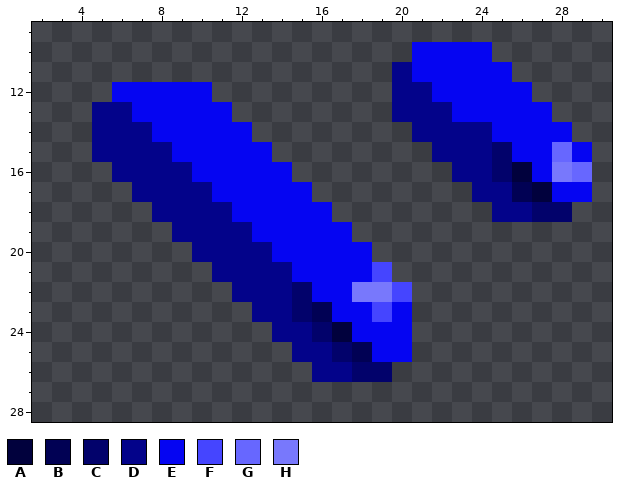
Pixel-art sprite: sprites/items/raw-crystal.png. The picture above was drawn from the file before the commit.
The file is 32x32 pixels. Shown: x 2..30, y 9..28.
Palette (. is transparent): A #01013d  B #010154  C #02026b  D #03038a  E #0505f2  F #4545ff  G #6767ff  H #7878fc
Pixels before, first column x 5:
10 ................EEEE.....
11 ...............DEEEEE....
12 .EEEEE.........DDEEEEE...
13 DDEEEEE........DDDEEEEE..
14 DDDEEEEE........DDDDEEEE.
15 DDDDEEEEE........DDDCEEGE
16 .DDDDEEEEE........DDCAEHG
17 ..DDDDEEEEE........DDBAEE
18 ...DDDDEEEEE........DDCC.
19 ....DDDDEEEEE............
20 .....DDDDEEEEE...........
21 ......DDDDEEEEF..........
22 .......DDDCEEHHF.........
23 ........DDCBEEFE.........
24 .........DDCAEEE.........
25 ..........DDCBEE.........
26 ...........DDCC..........
After:
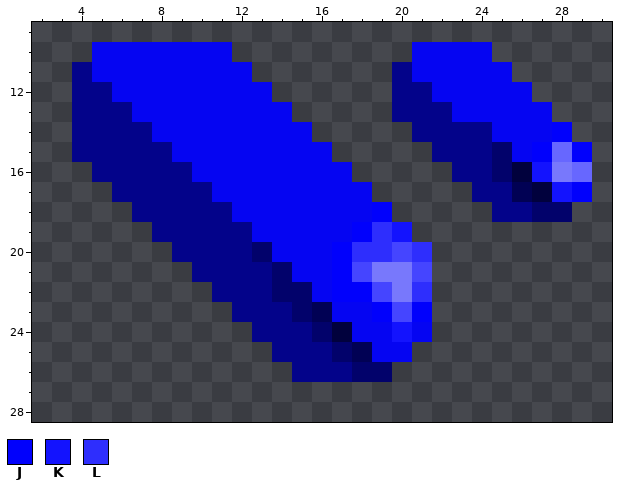
Colours new in this view: J #0101fc  K #1313fe  L #2e2efd
Change:
The author changed colour D to colour C in row 20 at x 13; in rows 21 to 22 at x 14.
Colour D now appears in row 11 at x 4; in row 12 at x 4 to 5; in rows 13 to 15 at x 4; in row 16 at x 5; in row 17 at x 6; in row 18 at x 7.
Colour D now appears in row 19 at x 8; in row 20 at x 9; in row 21 at x 10; in row 22 at x 11; in row 23 at x 12; in row 24 at x 13.
Colour D now appears in row 25 at x 14; in row 26 at x 15.
Colour E now appears in row 10 at x 5 to 11; in row 11 at x 5 to 12; in row 12 at x 11 to 13; in row 13 at x 12 to 14; in row 14 at x 13 to 15; in row 15 at x 14 to 16.
Colour E now appears in row 16 at x 15 to 17; in row 17 at x 16 to 18; in row 18 at x 17 to 18; in row 24 at x 21.
Colour F now appears in row 20 at x 20; in row 21 at x 21.
The author changed colour E to colour F in row 21 at x 18; in row 23 at x 20.
The author changed colour H to colour F in row 22 at x 19.
Colour H now appears in row 21 at x 20.
The author changed colour F to colour H in row 21 at x 19; in row 22 at x 20.
Colour J now appears in row 18 at x 19; in row 19 at x 18; in row 23 at x 21.
The author changed colour E to colour J in row 14 at x 28; in row 15 at x 27 and 29; in row 17 at x 29; in rows 20 to 22 at x 17.
The author changed colour F to colour J in row 23 at x 19.
The author changed colour H to colour J in row 22 at x 18.
Colour K now appears in row 19 at x 20.
The author changed colour E to colour K in row 16 at x 27; in row 17 at x 28; in row 24 at x 20.
Colour L now appears in row 19 at x 19; in row 20 at x 19 and 21; in row 22 at x 21.
The author changed colour E to colour L in row 20 at x 18.
